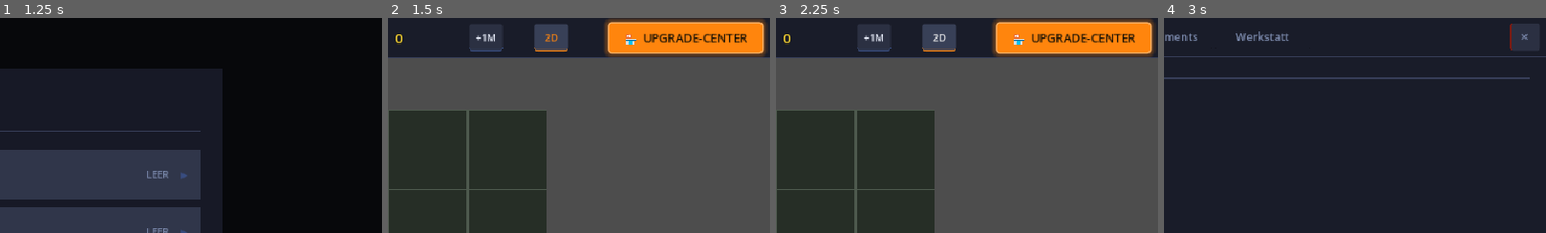
Above: before the commit, frames 1-4 (left to right).
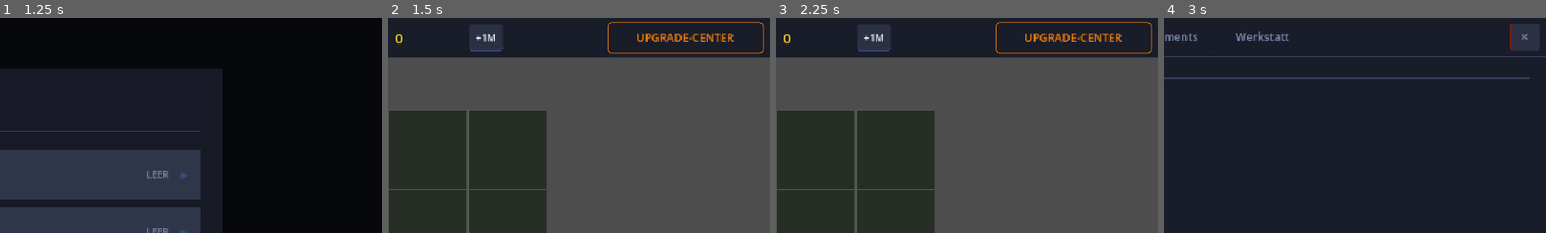
Above: after the commit, the same moments.

Repository: CivoAA/race-game
Game: Godot game, scene res://scenes/MainMenu.tscn
Same seed, same stepped clock (60 frames per second), same inputs: the game is played once before the commit and once after it.
Inputs (mouse positions are % of the whole screen's width and height, from its top left):
- Up to frame 1 (1.25 s): click (50, 38) at 0.52 s
- Up to frame 2 (1.5 s): click (50, 36) at 1.27 s
- Up to frame 3 (2.25 s): click (71, 5) at 2 s, where only the run before the commit has a clickable "2D"
- Up to frame 4 (3 s): click "🏪 UPGRADE-CENTER" (after the commit: "UPGRADE-CENTER") at 2.75 s
The pictures show only the part of the screen within x 50-100%, y 0-50%; the shares and areas given below are measured in that part.

Frame 1 is identical in both runs. In frame 2, 8.5% of the frame differs, in the area x 38-99%, y 0-19%; in frame 3, 8.5%; in frame 4, nothing differs.

Commit message:
Darker settings

Diff:
--- a/scripts/GameHUD.gd
+++ b/scripts/GameHUD.gd
@@ -118,17 +118,10 @@
 	_currency_lbl.add_theme_color_override("font_outline_color", Color(0, 0, 0, 0.88))
 	add_child(_currency_lbl)
 
-	# Rechter Block (von links nach rechts: 2D | 3D | Upgrade-Center)
-	_view_2d_btn = _make_btn("2D", Vector2(V2D_X, BTN_Y), VIEW_W, BTN_H)
-	_view_3d_btn = _make_btn("3D", Vector2(V3D_X, BTN_Y), VIEW_W, BTN_H)
-	_shop_btn    = _make_uc_btn("🏪  UPGRADE-CENTER", Vector2(UC_X, UC_Y), UC_W, UC_H)
-
-	_view_2d_btn.pressed.connect(_on_view_2d)
-	_view_3d_btn.pressed.connect(_on_view_3d)
+	# Rechter Block: Upgrade-Center (2D/3D-Umschaltung erfolgt jetzt über den
+	# "Fahren!/3D"-Button im Run-Bar bzw. den 2D-Toggle in der 3D-Ansicht).
+	_shop_btn = _make_uc_btn("UPGRADE-CENTER", Vector2(UC_X, UC_Y), UC_W, UC_H)
 	_shop_btn.pressed.connect(_on_shop_pressed)
-
-	add_child(_view_2d_btn)
-	add_child(_view_3d_btn)
 	add_child(_shop_btn)
 
 	# Debug-Button: +1.000.000 Gold (rechts neben Währungsanzeige)
@@ -162,8 +155,8 @@
 	return btn
 
 
-# Großer, auffälliger Upgrade-Center-Button: gefülltes Orange mit dunkler Schrift,
-# pulsierende Akzent-Umrandung – das zentrale Feature der Top-Nav.
+# Dezenter Upgrade-Center-Button: fügt sich in die Bar-Hintergrundfarbe ein,
+# nur orange Schrift und ein schmaler Akzentrahmen heben ihn hervor (kein Icon).
 func _make_uc_btn(txt: String, pos: Vector2, w: float, h: float) -> Button:
 	var btn := Button.new()
 	btn.text     = txt
@@ -171,28 +164,26 @@
 	btn.size     = Vector2(w, h)
 	btn.focus_mode = Control.FOCUS_NONE
 	btn.mouse_default_cursor_shape = Control.CURSOR_POINTING_HAND
-	btn.add_theme_stylebox_override("normal",  _uc_sb(C_ACCENT,              C_ACCENT.lightened(0.35)))
-	btn.add_theme_stylebox_override("hover",   _uc_sb(C_ACCENT.lightened(0.12), C_TEXT))
-	btn.add_theme_stylebox_override("pressed", _uc_sb(C_ACCENT.darkened(0.12), C_ACCENT.lightened(0.35)))
-	btn.add_theme_stylebox_override("focus",   _uc_sb(C_ACCENT,              C_ACCENT.lightened(0.35)))
-	btn.add_theme_color_override("font_color",       Color(0.10, 0.07, 0.02))
-	btn.add_theme_color_override("font_hover_color", Color(0.06, 0.04, 0.01))
-	btn.add_theme_font_size_override("font_size", 15)
+	btn.add_theme_stylebox_override("normal",  _uc_sb(C_BG,         C_ACCENT))
+	btn.add_theme_stylebox_override("hover",   _uc_sb(C_SURFACE,    C_ACCENT))
+	btn.add_theme_stylebox_override("pressed", _uc_sb(C_SURFACE_HI, C_ACCENT))
+	btn.add_theme_stylebox_override("focus",   _uc_sb(C_BG,         C_ACCENT))
+	btn.add_theme_color_override("font_color",       C_ACCENT)
+	btn.add_theme_color_override("font_hover_color", C_ACCENT.lightened(0.2))
+	btn.add_theme_font_size_override("font_size", 14)
 	return btn
 
 
 func _uc_sb(bg: Color, border: Color) -> StyleBoxFlat:
 	var sb := StyleBoxFlat.new()
 	sb.bg_color = bg
-	sb.set_border_width_all(2)
+	sb.set_border_width_all(1)
 	sb.border_color = border
 	sb.set_corner_radius_all(5)
 	sb.content_margin_left   = 8
 	sb.content_margin_right  = 8
 	sb.content_margin_top    = 4
 	sb.content_margin_bottom = 4
-	sb.shadow_color = Color(C_ACCENT.r, C_ACCENT.g, C_ACCENT.b, 0.35)
-	sb.shadow_size  = 6
 	return sb
 
 
@@ -248,6 +239,9 @@
 
 
 func _refresh_view_buttons() -> void:
+	# Die 2D/3D-Buttons wurden aus der Top-Nav entfernt; nichts mehr zu stylen.
+	if _view_2d_btn == null or _view_3d_btn == null:
+		return
 	var sb_on := StyleBoxFlat.new()
 	sb_on.bg_color            = C_SURFACE_HI
 	sb_on.border_width_bottom = 2
@@ -281,10 +275,6 @@
 	for i in TRACK_COUNT:
 		if i < _run_dots.size():
 			_run_dots[i].color = C_RUN_ON if Economy.is_run_active(i) else C_RUN_OFF
-
-	# 3D-Button: nur anzeigen wenn ein Run für den aktiven Tab läuft (und wir in 2D sind)
-	if _view_3d_btn != null:
-		_view_3d_btn.visible = _is_3d_view or Economy.is_run_active(_active_tab)
 
 
 # ── Callbacks ──────────────────────────────────────────────────────────────────
--- a/scripts/Main.gd
+++ b/scripts/Main.gd
@@ -331,10 +331,11 @@
 		return
 	var run_active := Economy.is_run_active(_current_track_idx)
 	if run_active:
+		# Run läuft im Hintergrund → Button wechselt zurück in die 3D-Ansicht
+		# (ersetzt den entfernten 3D-Button der Top-Nav).
 		_run_bar_status.text = "Runde läuft für Strecke %d" % (_current_track_idx + 1)
 		_run_bar_status.add_theme_color_override("font_color", Color(0.25, 0.90, 0.45))
-		_set_run_bar_btn_style("▶  Fahren!", C_SURFACE, C_ACCENT_MU.darkened(0.4), C_TEXT_DIM)
-		_run_bar_btn.disabled = true
+		_set_run_bar_btn_style("🎥  3D-Ansicht", Color(0.08, 0.26, 0.14), Color(0.30, 0.90, 0.50), Color(0.55, 1.0, 0.65))
 	elif _track_valid:
 		_run_bar_status.text = "✓ Strecke fertig — bereit zum Fahren"
 		_run_bar_status.add_theme_color_override("font_color", Color(0.35, 0.90, 0.45))
@@ -2266,12 +2267,12 @@
 
 
 func _on_fahren_pressed() -> void:
-	if not _is_track_valid():
-		tile_selector.set_status("Keine vollständige Runde möglich")
-		return
 	if Economy.is_run_active(_current_track_idx):
 		# Runde läuft bereits → einfach zur 3D-Ansicht wechseln
 		_switch_to_3d_view()
+		return
+	if not _is_track_valid():
+		tile_selector.set_status("Keine vollständige Runde möglich")
 		return
 	_persist_track_for_current()
 	Economy.start_run(_current_track_idx)
--- a/scripts/PauseMenu.gd
+++ b/scripts/PauseMenu.gd
@@ -53,7 +53,7 @@
 
 	var bg := ColorRect.new()
 	bg.set_anchors_preset(Control.PRESET_FULL_RECT)
-	bg.color = Color(0, 0, 0, 0.78)
+	bg.color = Color(0, 0, 0, 0.94)
 	add_child(bg)
 
 	_pause_panel        = _build_pause_panel()
--- a/scripts/World3D.gd
+++ b/scripts/World3D.gd
@@ -34,6 +34,7 @@
 var _timer_label:  Label = null
 var _earned_label: Label = null
 var _round_label:  Label = null
+var _back_btn:     Button = null
 var _lap_running:  Array = []     # laufender Rundenertrag je Auto
 
 
@@ -164,7 +165,36 @@
 	layer.layer = 21
 	add_child(layer)
 
-	# Timer – zwischen Währung (endet ~x580) und 2D-Button (beginnt x728)
+	# 2D-Toggle – unter der Navbar (Bar = y 0–50), oben links. Einziger Weg zurück
+	# in die 2D-Bauansicht; der Run läuft dabei im Hintergrund weiter.
+	const NAV_H = 50
+	_back_btn = Button.new()
+	_back_btn.text     = "⬅  2D-Ansicht"
+	_back_btn.position = Vector2(8, NAV_H + 8)
+	_back_btn.size     = Vector2(136, 34)
+	_back_btn.focus_mode = Control.FOCUS_NONE
+	_back_btn.mouse_default_cursor_shape = Control.CURSOR_POINTING_HAND
+	_back_btn.tooltip_text = "Zurück zur 2D-Bauansicht"
+	var bsb := StyleBoxFlat.new()
+	bsb.bg_color          = Color(0.10, 0.11, 0.16, 0.92)
+	bsb.border_width_left = 3
+	bsb.border_color      = Color(1.00, 0.52, 0.05)
+	bsb.set_corner_radius_all(4)
+	bsb.content_margin_left = 10; bsb.content_margin_right  = 10
+	bsb.content_margin_top  = 5;  bsb.content_margin_bottom = 5
+	var bsb_h := bsb.duplicate() as StyleBoxFlat
+	bsb_h.bg_color = Color(0.17, 0.19, 0.26, 0.96)
+	_back_btn.add_theme_stylebox_override("normal",  bsb)
+	_back_btn.add_theme_stylebox_override("hover",   bsb_h)
+	_back_btn.add_theme_stylebox_override("pressed", bsb)
+	_back_btn.add_theme_stylebox_override("focus",   bsb)
+	_back_btn.add_theme_color_override("font_color",       Color(1.00, 0.52, 0.05))
+	_back_btn.add_theme_color_override("font_hover_color", Color(1.00, 0.66, 0.25))
+	_back_btn.add_theme_font_size_override("font_size", 13)
+	_back_btn.pressed.connect(_on_back_pressed)
+	layer.add_child(_back_btn)
+
+	# Timer – zwischen Währung (endet ~x580) und Run-Anzeige (x820)
 	_timer_label = Label.new()
 	_timer_label.position = Vector2(592, 8)
 	_timer_label.size     = Vector2(128, 34)
@@ -233,6 +263,10 @@
 
 
 func _show_summary() -> void:
+	# Der 2D-Toggle würde sonst über dem Zusammenfassungs-Dialog schweben
+	if _back_btn != null:
+		_back_btn.visible = false
+
 	var layer = CanvasLayer.new()
 	layer.layer = 8
 	add_child(layer)
